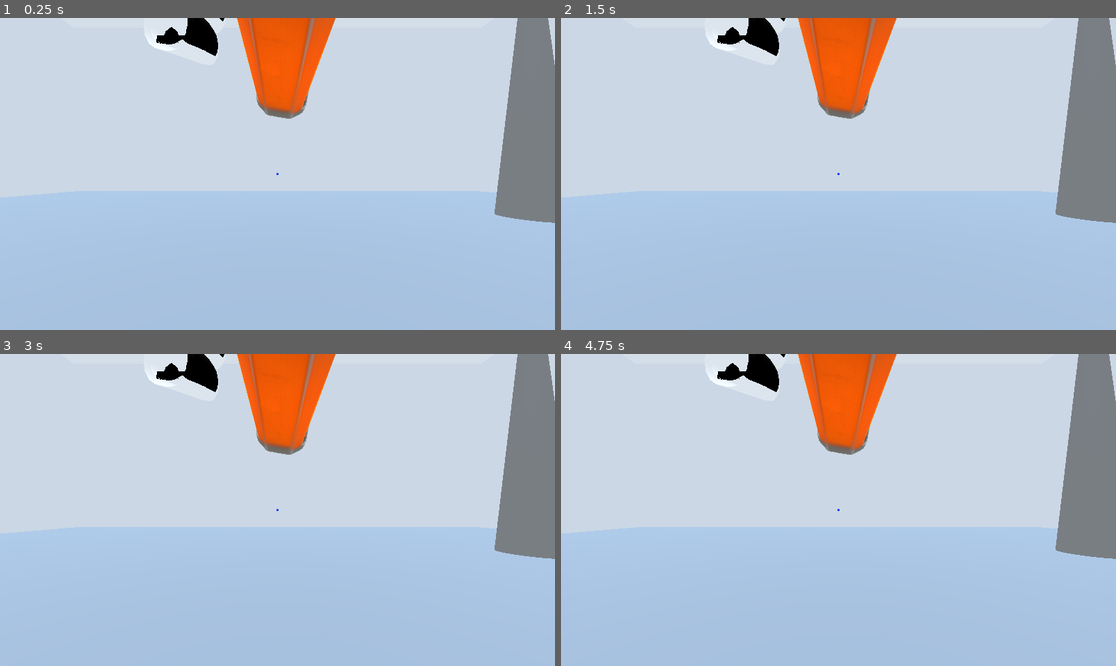
Above: before the commit, frames 1-4 (two rows, left to right).
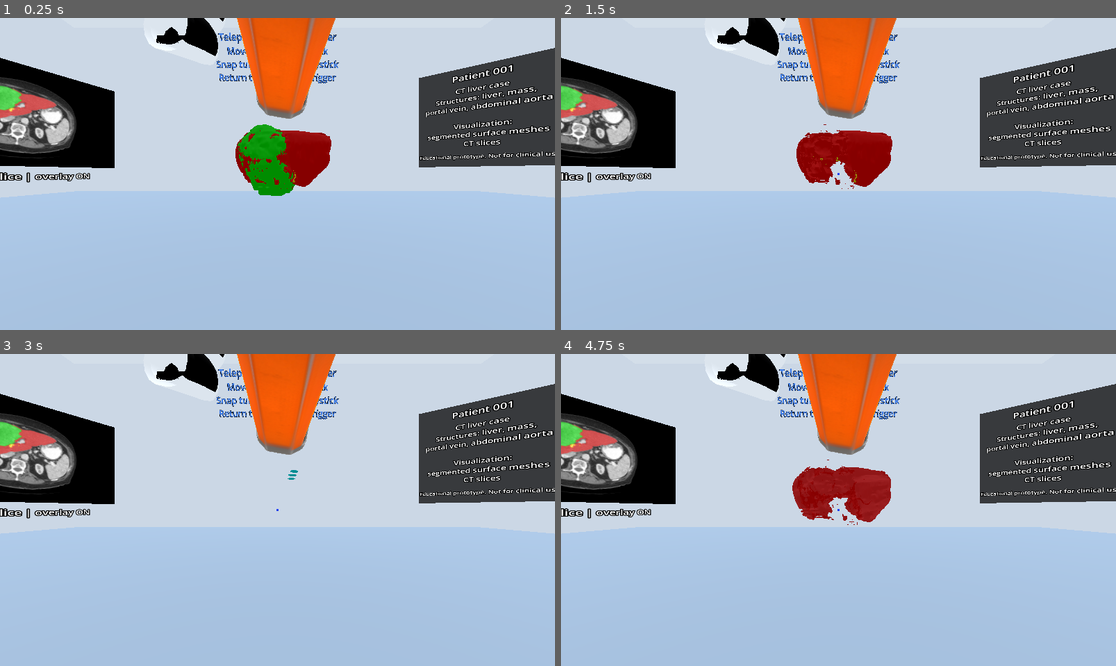
Above: after the commit, the same moments.

Repository: marcelbiezunski/imhotep-vr-biomed
Game: Godot game, scene res://node_3d.tscn
Two runs of this game, one before a commit and one after it. Both use one fixed random seed, a clock stepped at 60 frames per second and the inputs below.
Inputs:
- Up to frame 1 (0.25 s): no input
- Up to frame 2 (1.5 s): tap Enter (ui_accept) at 0.5, 0.77, 1.25 s; tap 1 at 0.6 s; hold A from 1.28 s (still down); tap 2 at 1.35 s
- Up to frame 3 (3 s): tap Enter (ui_accept) at 1.52, 2, 2.75 s; release A at 2.03 s; tap 3 at 2.1 s; tap 4 at 2.85 s
- Up to frame 4 (4.75 s): tap Enter (ui_accept) at 3.02, 3.5, 3.77, 4.25, 4.52 s; hold A from 3.53 s (still down); tap 5 at 3.6 s; tap Q at 4.35 s

The runs differ from the first frame. In frame 1, 20% of the frame differs, in the area x 0-100%, y 0-66%; in frame 2, 20%; in frame 3, 17%; in frame 4, 20%.

Commit message:
starting position fix

Diff:
--- a/godot_vr_app/node_3d.tscn
+++ b/godot_vr_app/node_3d.tscn
@@ -204,6 +204,7 @@
 shape = SubResource("CapsuleShape3D_jka67")
 
 [node name="XROrigin3D" type="XROrigin3D" parent="Player"]
+transform = Transform3D(-1, 0, -8.742278e-08, 0, 1, 0, 8.742278e-08, 0, -1, 0, 0, 0)
 
 [node name="XRCamera3D" type="XRCamera3D" parent="Player/XROrigin3D"]
 transform = Transform3D(0.99999994, 0, 0, 0, 0.99999994, 0, 0, 0, 1, 0, 0, 0)
Not shown, changed: docs/index.html
Not shown, changed: docs/index.pck
